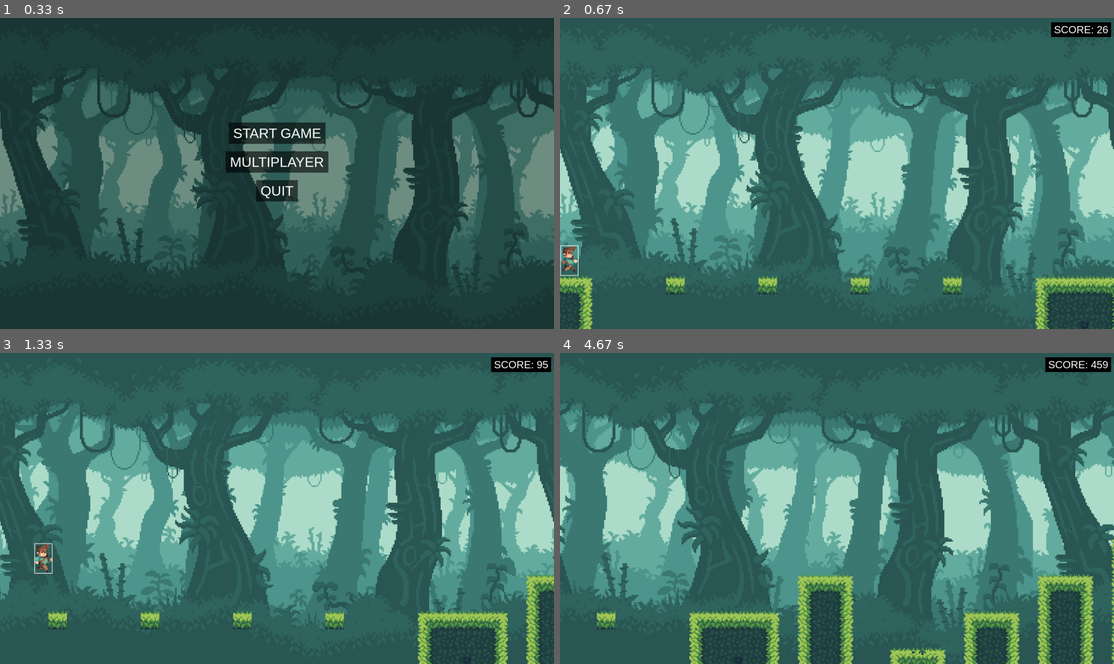
Above: before the commit, frames 1-4 (two rows, left to right).
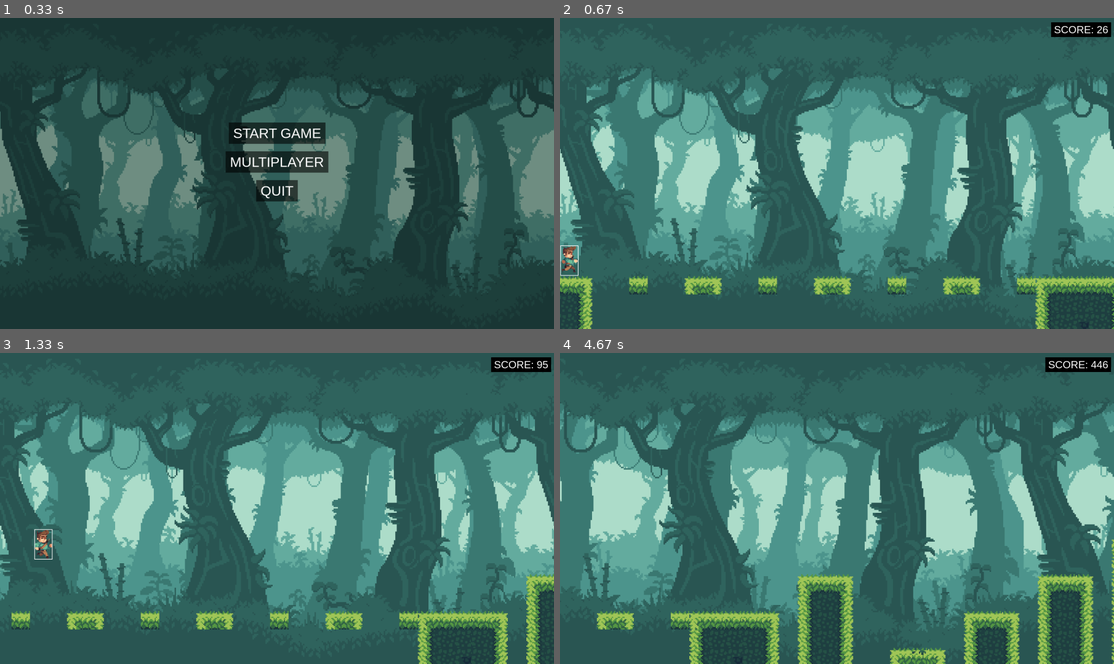
Above: after the commit, the same moments.

Repository: PyroJet1/Pygame-Multiplayer-Endless-Scroller
Game: pygame game, started from __main__.py
Same seed, same stepped clock (60 frames per second), same inputs: the game is played once before the commit and once after it.
Inputs:
- Up to frame 1 (0.33 s): no input
- Up to frame 2 (0.67 s): click "START GAME" at 0.38 s
- Up to frame 3 (1.33 s): hold Space 0.67-1.13 s; hold D 0.67-1.13 s; hold D from 1.17 s (still down)
- Up to frame 4 (4.67 s): release D at 1.63 s; hold D 1.67-2.13 s; hold A 2.17-2.7 s; hold A 2.73-3.13 s; hold D 3.17-3.8 s; hold A 3.83-4.3 s; hold D from 4.33 s (still down)

Frame 1 is identical in both runs. In frame 2, 1.7% of the frame differs, in the area x 12-86%, y 83-89%; in frame 3, 3.6%; in frame 4, 25%, in the area x 0-100%, y 2-90%.

Commit message:
found some decent values for gravity and jump strength

Diff:
--- a/background.py
+++ b/background.py
@@ -18,7 +18,7 @@
         bg5 = pygame.transform.scale(bg5, (self.SCREEN_WIDTH, self.SCREEN_HEIGHT))
         self.scroll_speed = [0.0, 0.25, 0.5, 0.75, 1.0]
         self.scroll = [0.0, 0.0, 0.0, 0.0, 0.0]
-        self.accel = 0.001
+        self.accel = 0.1
         self.bg = [bg1, bg2, bg3, bg4, bg5]
 
     def create_parallax(self, dt):
--- a/game.py
+++ b/game.py
@@ -40,14 +40,14 @@
                         self.player.LEFT_KEY = True
                     elif event.key == pygame.K_d:
                         self.player.RIGHT_KEY = True
-                    elif event.key == pygame.K_SPACE:
+                    if event.key == pygame.K_SPACE:
                         self.player.jump()
                 if event.type == pygame.KEYUP:
                     if event.key == pygame.K_a:
                         self.player.LEFT_KEY = False
                     elif event.key == pygame.K_d:
                         self.player.RIGHT_KEY = False
-                    elif event.key == pygame.K_SPACE:
+                    if event.key == pygame.K_SPACE:
                         if self.player.is_jumping:
                             self.player.velocity.y *= 0.25
                             self.player.is_jumping = False
--- a/maps/map9.csv
+++ /dev/null
@@ -1,17 +0,0 @@
--1,-1,-1,-1,-1,-1,-1,-1,-1,-1,-1,-1,-1,-1,-1,-1,-1,-1,-1,-1,-1,-1,-1,-1,-1,-1,-1,-1,-1,-1
--1,-1,-1,-1,-1,-1,-1,-1,-1,-1,-1,-1,-1,-1,-1,-1,-1,-1,-1,-1,-1,-1,-1,-1,-1,-1,-1,-1,-1,-1
--1,-1,-1,-1,-1,-1,-1,-1,-1,-1,-1,-1,-1,-1,-1,-1,-1,-1,-1,-1,-1,-1,-1,-1,-1,-1,-1,-1,-1,-1
--1,-1,-1,-1,-1,-1,-1,-1,-1,-1,-1,-1,-1,-1,-1,-1,-1,-1,-1,-1,-1,-1,-1,-1,-1,-1,-1,-1,-1,-1
--1,-1,-1,-1,-1,-1,-1,-1,-1,-1,-1,-1,-1,-1,-1,-1,-1,-1,-1,-1,-1,-1,-1,-1,-1,-1,-1,-1,-1,-1
--1,-1,-1,-1,-1,-1,-1,-1,-1,-1,-1,-1,-1,-1,-1,-1,-1,-1,-1,-1,-1,-1,-1,-1,-1,-1,-1,-1,-1,-1
--1,-1,-1,-1,-1,-1,-1,-1,-1,-1,4,2,2,11,-1,-1,-1,-1,-1,-1,-1,-1,-1,-1,-1,-1,-1,-1,-1,-1
--1,-1,-1,-1,-1,-1,-1,-1,-1,-1,5,0,0,9,-1,-1,-1,-1,-1,-1,-1,-1,-1,-1,-1,-1,-1,-1,-1,-1
--1,-1,-1,-1,-1,-1,-1,-1,-1,-1,5,0,0,9,-1,-1,-1,-1,-1,-1,-1,-1,-1,-1,-1,-1,-1,-1,-1,-1
--1,-1,-1,-1,-1,-1,-1,-1,-1,-1,5,0,0,9,-1,-1,-1,-1,-1,-1,-1,-1,-1,-1,-1,-1,-1,-1,-1,-1
--1,-1,-1,-1,-1,-1,4,2,2,2,14,0,0,9,-1,-1,-1,-1,-1,-1,-1,-1,-1,-1,-1,-1,-1,-1,-1,-1
--1,-1,-1,-1,-1,-1,5,0,0,0,0,0,0,9,-1,-1,-1,-1,-1,-1,-1,-1,-1,4,2,2,11,-1,-1,-1
--1,-1,-1,-1,-1,-1,5,0,0,0,0,0,0,15,2,2,2,11,-1,-1,-1,-1,-1,5,0,0,9,-1,-1,-1
--1,-1,-1,-1,-1,-1,5,0,0,0,0,0,0,0,0,0,0,9,-1,-1,-1,-1,-1,5,0,0,9,-1,-1,-1
-2,2,2,2,2,2,14,0,0,0,0,0,0,0,0,0,0,15,2,2,2,2,2,14,0,0,15,2,2,2
-7,7,7,7,7,7,7,7,7,7,7,7,7,7,7,7,7,7,7,7,7,7,7,7,7,7,7,7,7,7
-6,6,6,6,6,6,6,6,6,6,6,6,6,6,6,6,6,6,6,6,6,6,6,6,6,6,6,6,6,6
--- a/player.py
+++ b/player.py
@@ -28,7 +28,7 @@
 
         # Movement and physics
         self.speed = 5
-        self.gravity, self.friction = 3000, -15
+        self.gravity, self.friction = 2700, -15
         self.jump_strength = -1200
         self.velocity_y = 0
         self.LEFT_KEY, self.RIGHT_KEY = False, False
